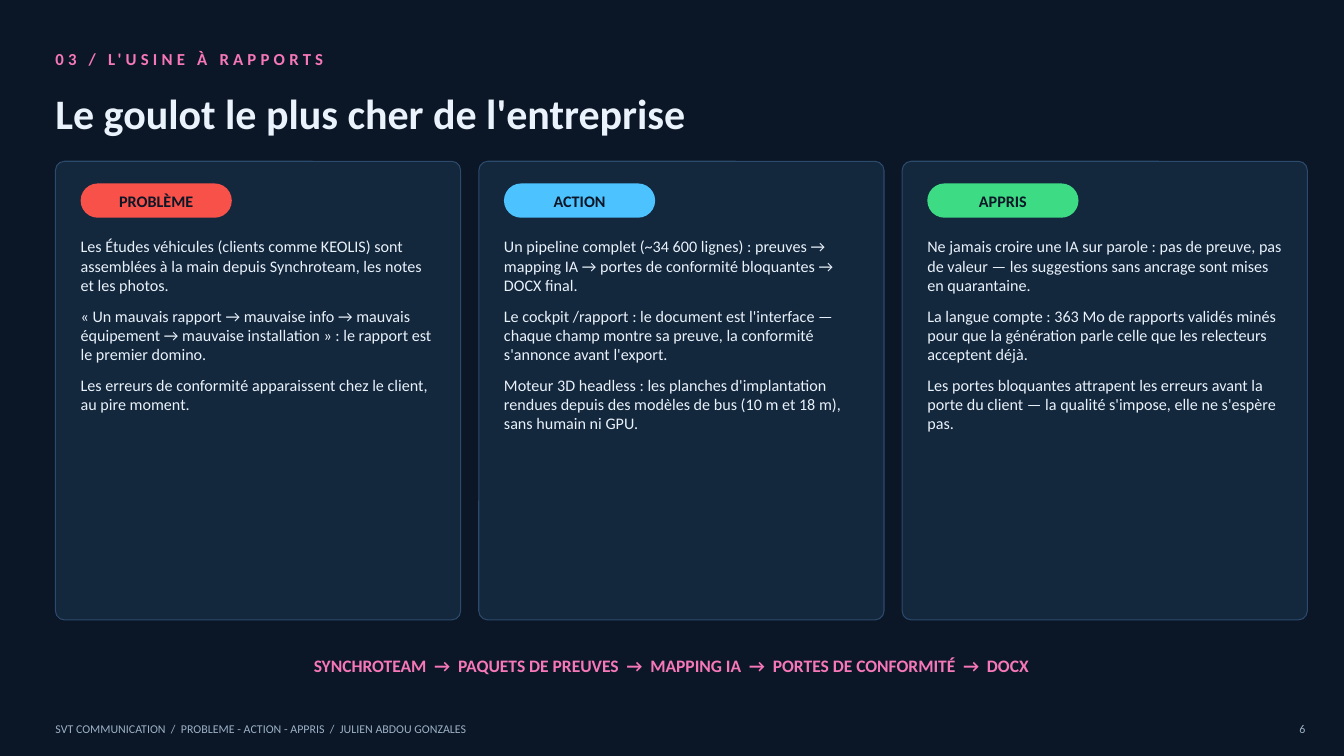
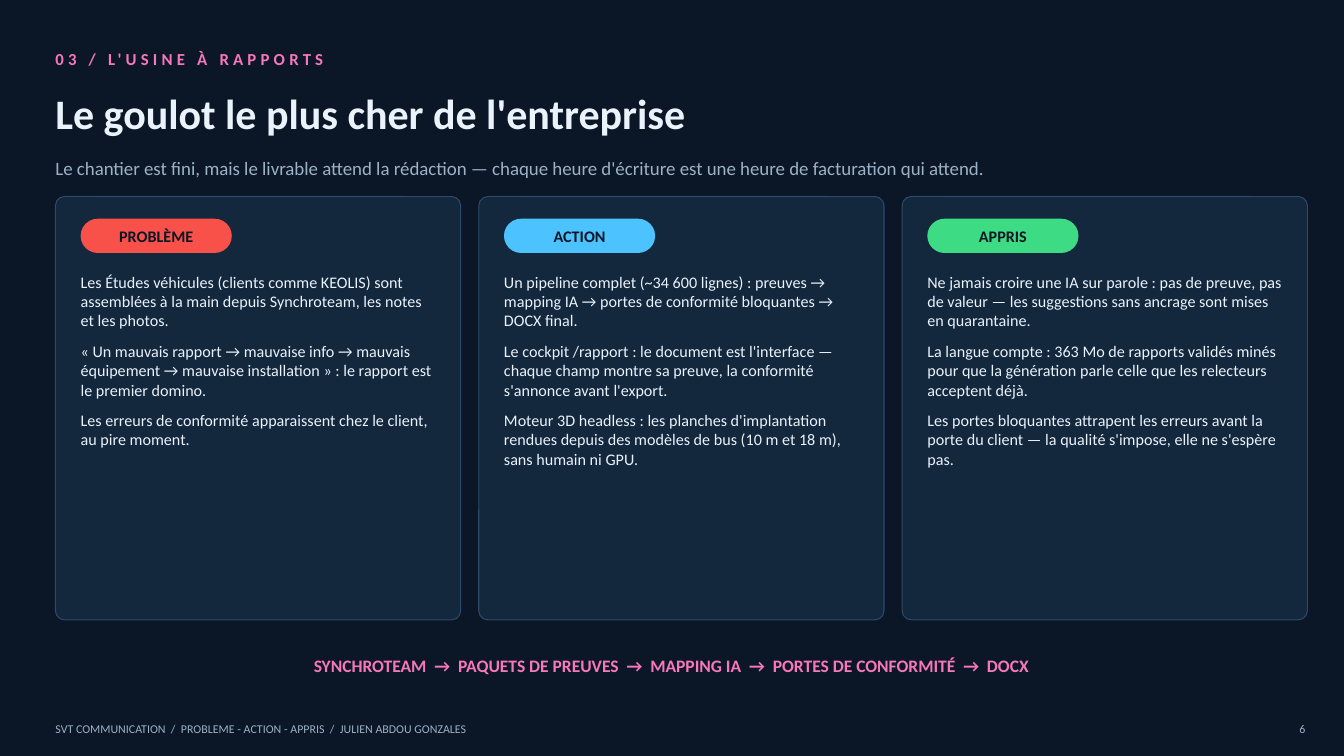
Before and after one commit to abysse8/abysse8, a slide deck: slide 6 of presentations/svt-le-switch-a-500.pptx. Drawn at 1344x756 pixels with LibreOffice and Linux fonts; fonts in the diff are those of the drawing. Boxes give left, top, right and bottom in pixels: in the first picture for what was removed or moved away, otherwise in the second. Text is boxed around its words. In the diff, an @@ line names an element or a change of style, - is before the commit and + after.

```diff
--- a/presentations/svt-le-switch-a-500.pptx
+++ b/presentations/svt-le-switch-a-500.pptx
@@ text added at (55,162,983,178), 13.5 pt, text #9DB2C7 @@
+Le chantier est fini, mais le livrable attend la rédaction — chaque heure d'écriture est une heure de facturation qui attend.
@@ rounded rectangle: place and size @@
-rounded rectangle at (55,161,461,620)
+rounded rectangle at (55,197,461,620)
@@ rounded rectangle: place and size @@
-rounded rectangle at (479,161,884,620)
+rounded rectangle at (479,197,884,620)
@@ rounded rectangle: place and size @@
-rounded rectangle at (902,161,1308,620)
+rounded rectangle at (902,197,1308,620)
@@ 3 texts, 3 rounded rectangles: place and size @@
-3 texts, 3 rounded rectangles at (81,184,1079,218)
+3 texts, 3 rounded rectangles at (81,219,1079,253)
@@ text "Les Études véhicules (clients comme ...": place and size @@
-text "Les Études véhicules (clients comme ..." at (81,240,432,413)
+text "Les Études véhicules (clients comme ..." at (81,275,432,448)
@@ text "Un pipeline complet (~34 600 ...": place and size @@
-text "Un pipeline complet (~34 600 ..." at (504,240,841,429)
+text "Un pipeline complet (~34 600 ..." at (504,276,841,465)
@@ text "Ne jamais croire une IA ...": place and size @@
-text "Ne jamais croire une IA ..." at (927,241,1281,432)
+text "Ne jamais croire une IA ..." at (927,277,1281,468)
```
Also in this commit, not shown: 6 other slides changed, 1 slide added, 1 other file.
